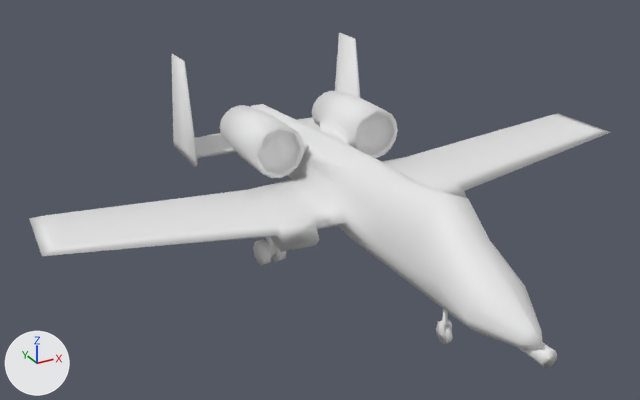
An edit to the Blender file Assets/Models/pla10ne.blend, drawn before and after from the same camera.
Rendered twice from a 50 mm lens placed at (-8.98, -15.52, 8.83), pointed at (-0.89, -0.8, 1.47). The axes (+X, +Y, +Z) are drawn at lower left. The lights are the same throughout.

Objects in the first picture: 'Barrel', 'Body', 'Right Gear'.
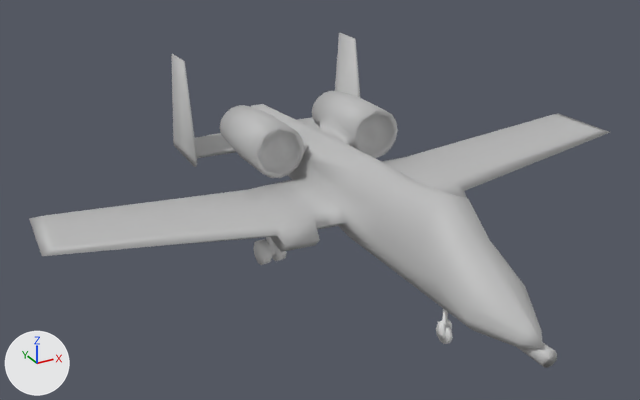
Location of each change, [x1, y1, x2, y2] in pixels of the pictures (640 x 400 px; the box of a moved part takes in the faces that stretch with it):
part 1 of me_cylinder_002, recoloured (white to grey): [517, 343, 557, 368] in both
part 2 of me_cylinder, moved or reshaped: [259, 113, 394, 174] in both
part 3 of me_cylinder, recoloured (white to grey): [29, 33, 610, 350] in both

The change, as a list of edits to the scene's bpy script:
```text
Add mat_untitled:
    mat_untitled = principled_material('Untitled')
    mat_untitled.base_color = (0.5, 0.5, 0.5)  # grey #bcbcbc
Change me_cylinder_002:
    used by ob_barrel; location = (0.1, -6.08, 0.72); rotation_euler = (1.571, 0.0, 0.0), in degrees (90, 0, 0); scale = (0.16, 0.16, 0.63)
    remove me_cylinder_002.from_pydata(...)  # 20 vertices, 12 faces; spans x -0.95..0.95, y -1.0..1.0, z -1.0..1.0
    add me_cylinder_002.from_pydata(...)  # 20 vertices, 11 faces; spans x -0.95..0.95, y -1.0..1.0, z -1.0..1.0
    me_cylinder_002 part 1: 11 faces spanning x -0.95..0.95, y -1.0..1.0, z -1.0..1.0 switch from no material to mat_untitled (grey #bcbcbc)
Change me_cylinder:
    used by ob_body; location = (0.0, 0.0, 0.0); rotation_euler = (1.571, 0.0, 0.0), in degrees (90, 0, 0)
    verts and faces of me_cylinder; kept vertices keep their numbers, new ones are numbered from 283
    before: 133 (1.2, 2.67, -0.48), 134 (0.85, 2.53, -0.48), 135 (0.7, 2.18, -0.48), 136 (0.85, 1.83, -0.48) at pixel (360, 150), 137 (1.2, 1.68, -0.48) at pixel (373, 153)
    before: 138 (1.55, 1.83, -0.48) at pixel (386, 145), 139 (1.7, 2.18, -0.48) at pixel (392, 129), 140 (1.55, 2.53, -0.48) at pixel (387, 116)
    remove me_cylinder.from_pydata(...)  # 283 vertices, 273 faces; spans x 0.0..6.63, y 0.55..3.66, z -4.48..6.62
    add me_cylinder.from_pydata(...)  # 283 vertices, 272 faces; spans x 0.0..6.63, y 0.55..3.66, z -4.48..6.62
    me_cylinder part 2
    add verts[133] = (1.2, 2.65, -0.48)  # moved, pixel (374, 113)
    add verts[134] = (0.87, 2.51, -0.48)  # moved
    add verts[135] = (0.73, 2.18, -0.48)  # moved
    add verts[136] = (0.87, 1.84, -0.48)  # moved, pixel (360, 149)
    add verts[137] = (1.2, 1.7, -0.48)  # moved, pixel (373, 153)
    add verts[138] = (1.54, 1.84, -0.48)  # moved, pixel (386, 144)
    add verts[139] = (1.67, 2.18, -0.48)  # moved, pixel (391, 130)
    add verts[140] = (1.54, 2.51, -0.48)  # moved, pixel (386, 116)
    me_cylinder part 3: 272 faces spanning x 0.0..6.63, y 0.55..3.66, z -4.48..6.62 switch from no material to mat_untitled (grey #bcbcbc)
```
